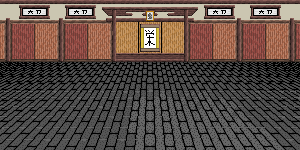
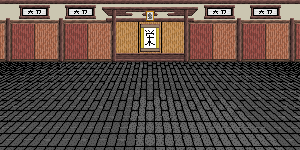
Before/after of a 300×150 layered artwork. What changed in the layer stack:
painted on "background" over box(0, 64, 300, 147)
